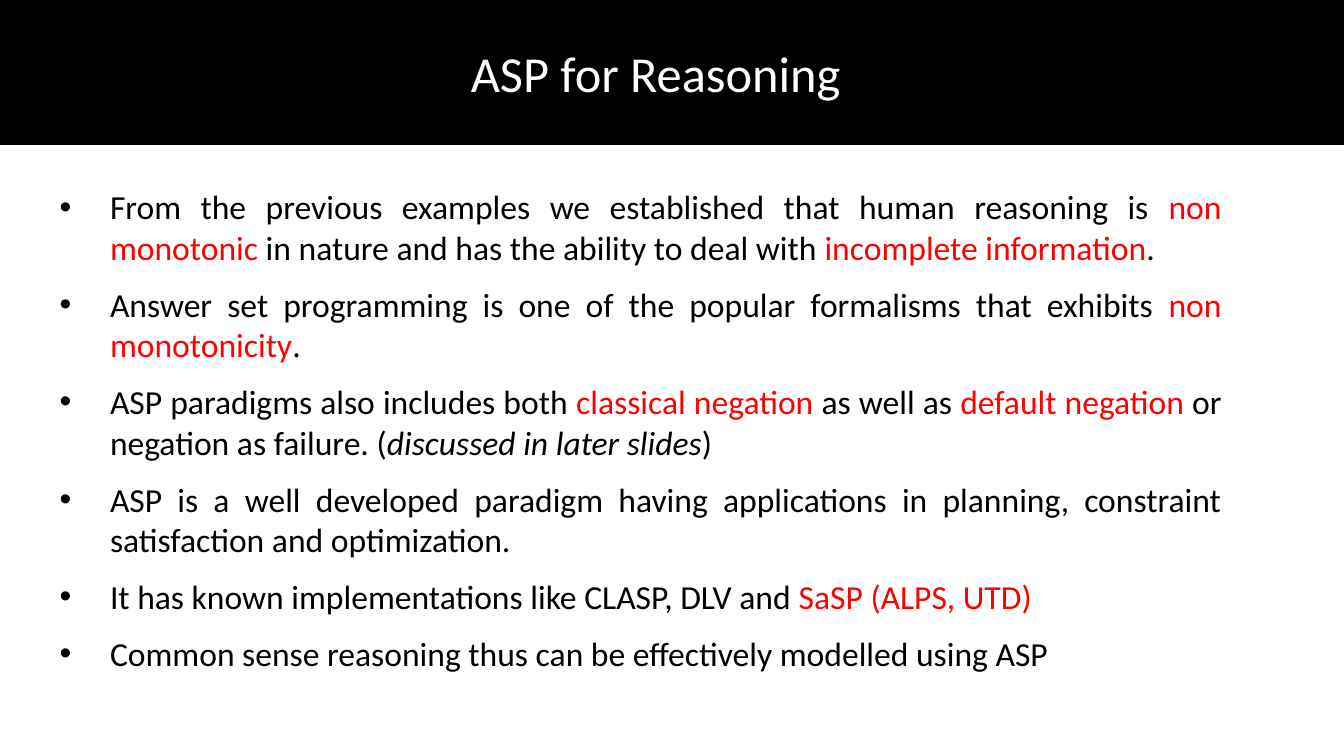
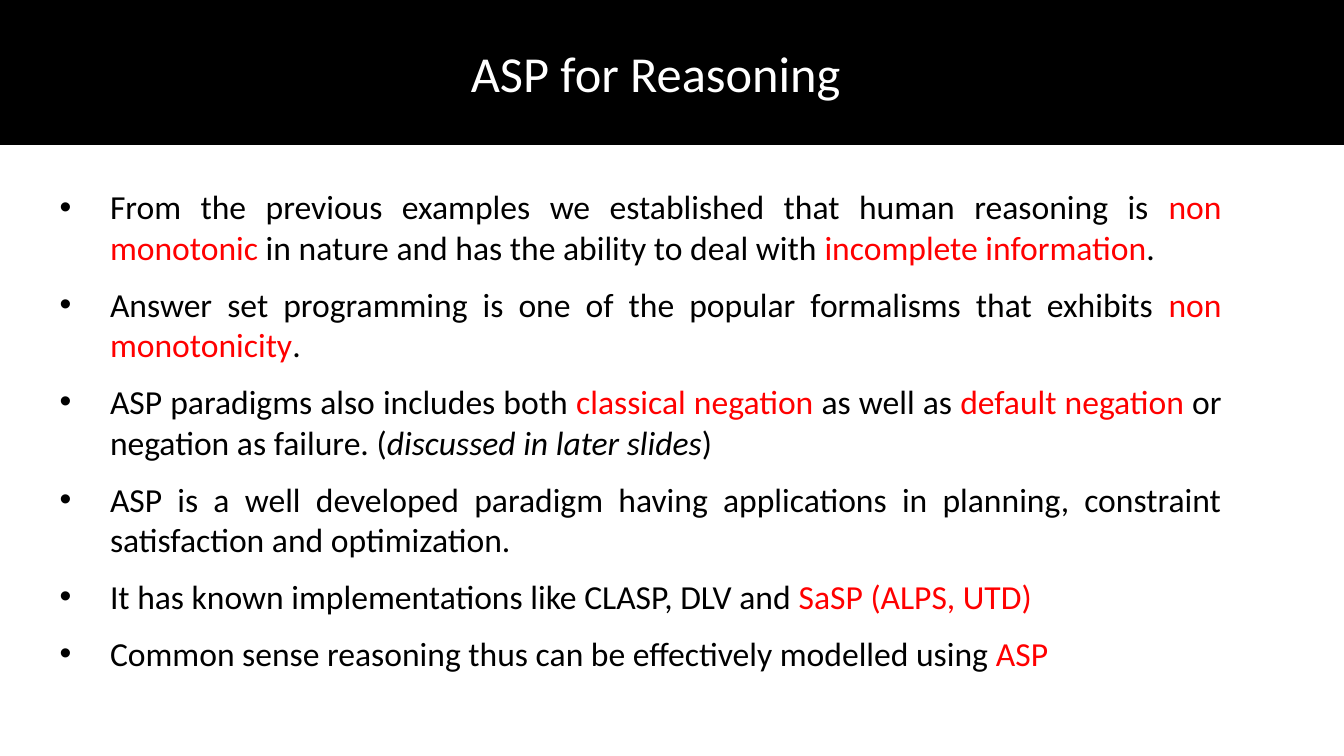
Before and after one commit to DhruvaPendharkar/thesis-project, a slide deck: slide 7 of Notes/ThesisPresentation.pptx. Drawn at 1344x756 pixels with LibreOffice and Linux fonts; fonts in the diff are those of the drawing. Boxes give left, top, right and bottom in pixels: in the first picture for what was removed or moved away, otherwise in the second. Text is boxed around its words. In the diff, an @@ line names an element or a change of style, - is before the commit and + after.

```diff
--- a/Notes/ThesisPresentation.pptx
+++ b/Notes/ThesisPresentation.pptx
@@ text at <box>110,642,1048,672</box>: text colour #000000 to #FF0000 in "ASP" @@
```
Also in this commit, not shown: 10 other slides changed, 14 slides added.
